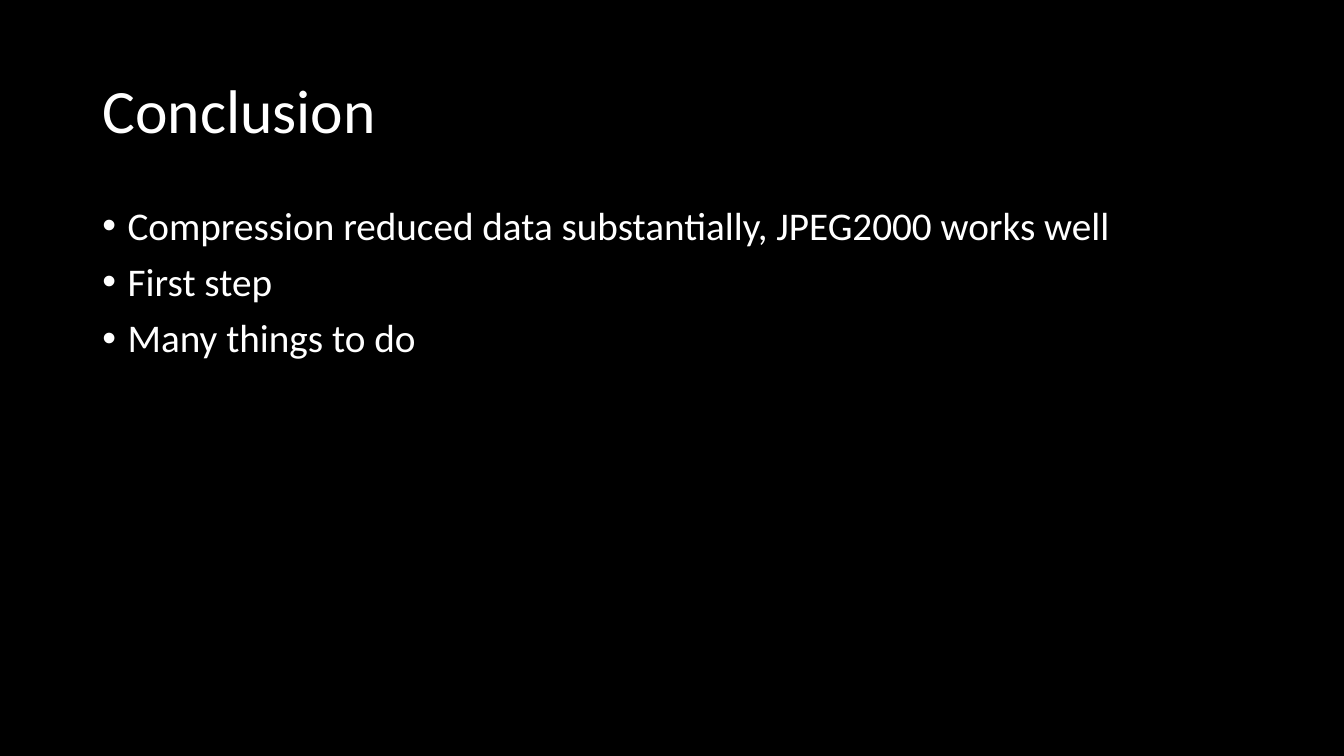
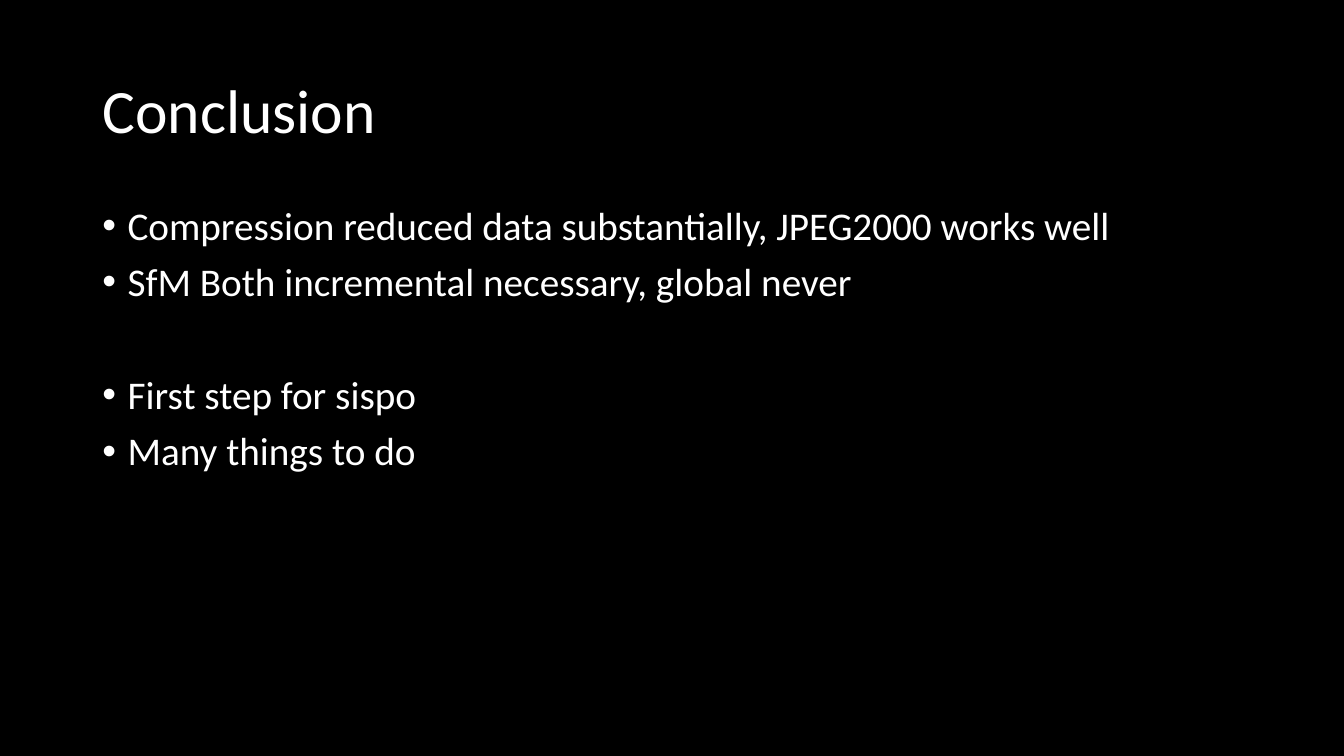
Before and after one commit to SISPO-developers/sispo, a slide deck: slide 10 of doc/thesis/Presentation/Thesis_presentation.pptx (slide 6 before the commit). Drawn at 1344x756 pixels with LibreOffice and Linux fonts; fonts in the diff are those of the drawing; background and template pictures are left out. Boxes give left, top, right and bottom in pixels: in the first picture for what was removed or moved away, otherwise in the second. Text is boxed around its words. In the diff, an @@ line names an element or a change of style, - is before the commit and + after.

```diff
--- a/doc/thesis/Presentation/Thesis_presentation.pptx
+++ b/doc/thesis/Presentation/Thesis_presentation.pptx
@@ text at (128, 268, 851, 416): text changed @@
-• First step
+• SfM Both incremental necessary, global never
+• First step for sispo
```
Also in this commit, not shown: 5 other slides changed, 4 slides added, 1 other file.
